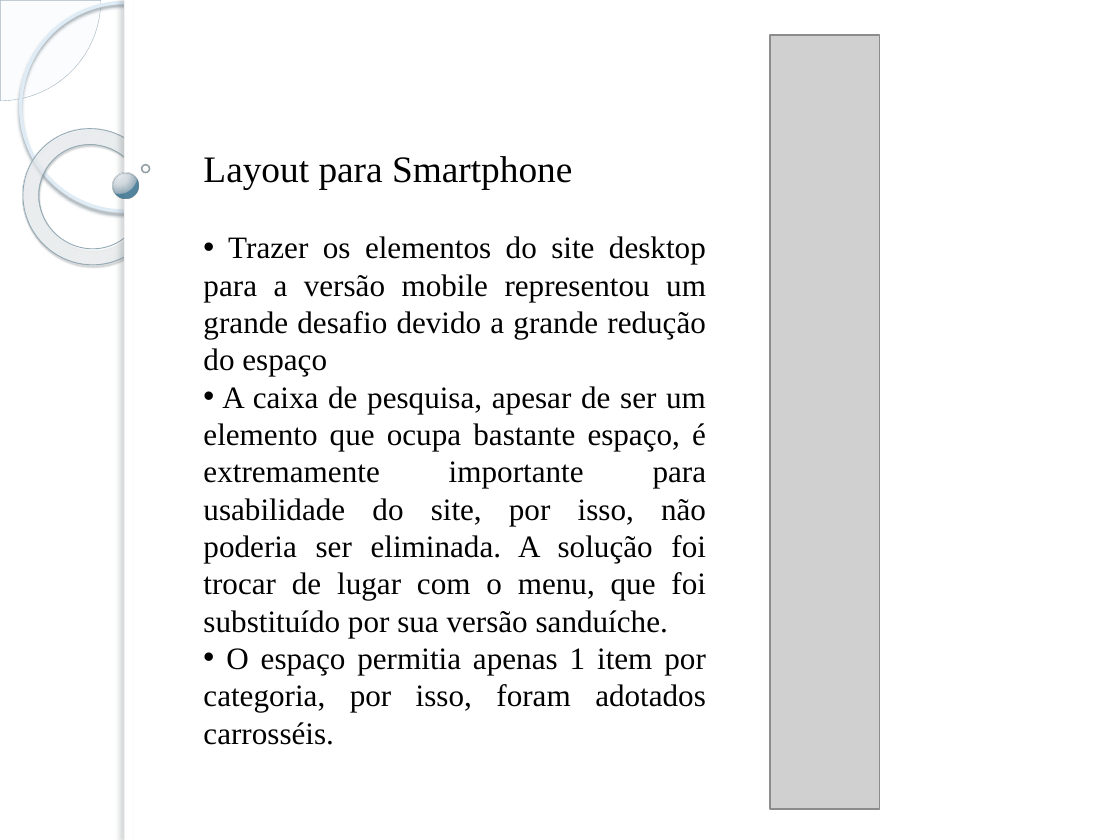
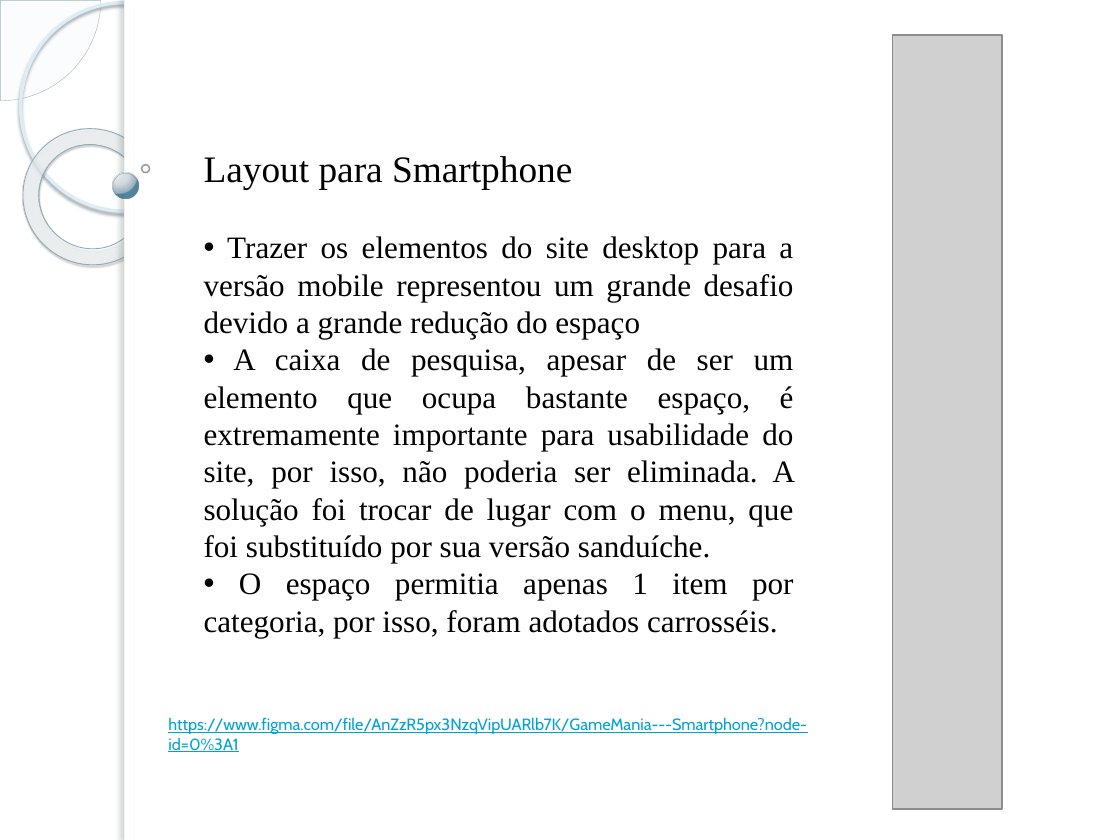
Before and after one commit to AildoJr/GameMania, a slide deck: slide 5 of Protótipo/Apresentação GameMania.pptx. Drawn at 1120x840 pixels with LibreOffice and Linux fonts; fonts in the diff are those of the drawing; grey boxes stand for pictures; background and template pictures are left out. Boxes give left, top, right and bottom in pixels: in the first picture for what was removed or moved away, otherwise in the second. Text is boxed around its words. In the diff, an @@ line names an element or a change of style, - is before the commit and + after.

Commit message:
novas alterações -> Menu flutuante

```diff
--- a/Protótipo/Apresentação GameMania.pptx
+++ b/Protótipo/Apresentação GameMania.pptx
@@ picture: place and size @@
-picture at bbox=[771, 35, 880, 809]
+picture at bbox=[893, 35, 1002, 809]
@@ text "Layout para Smartphone" rewrapped from bbox=[203, 156, 707, 745] to bbox=[204, 156, 795, 638] @@
@@ text added at bbox=[168, 717, 807, 752], 10.5 pt, text #00A3D6, underline @@
+https://www.figma.com/file/AnZzR5px3NzqVipUARlb7K/GameMania---Smartphone?node-id=0%3A1
```
Also in this commit, not shown: 2 other slides changed, 8 other files.
